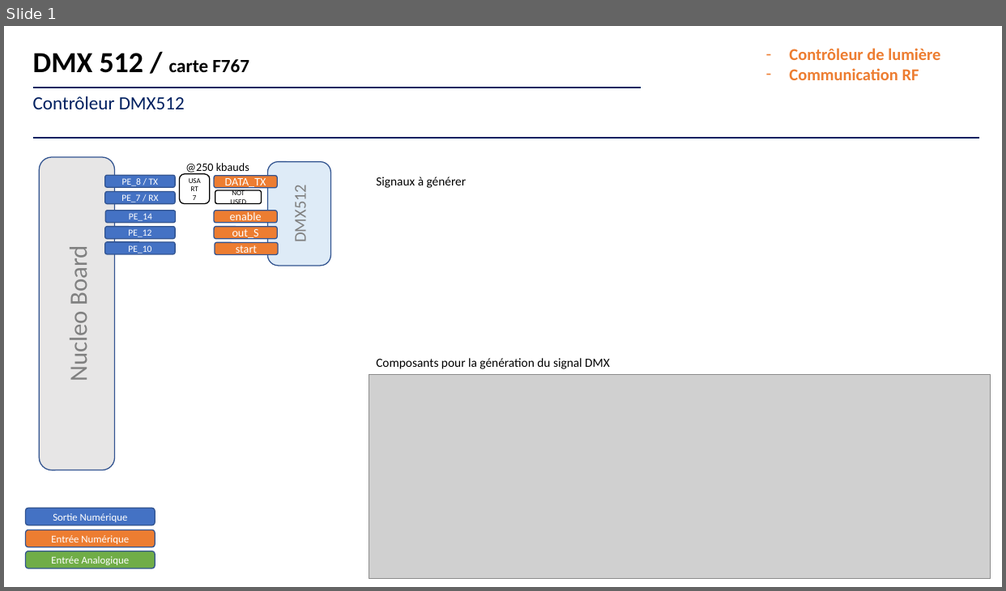
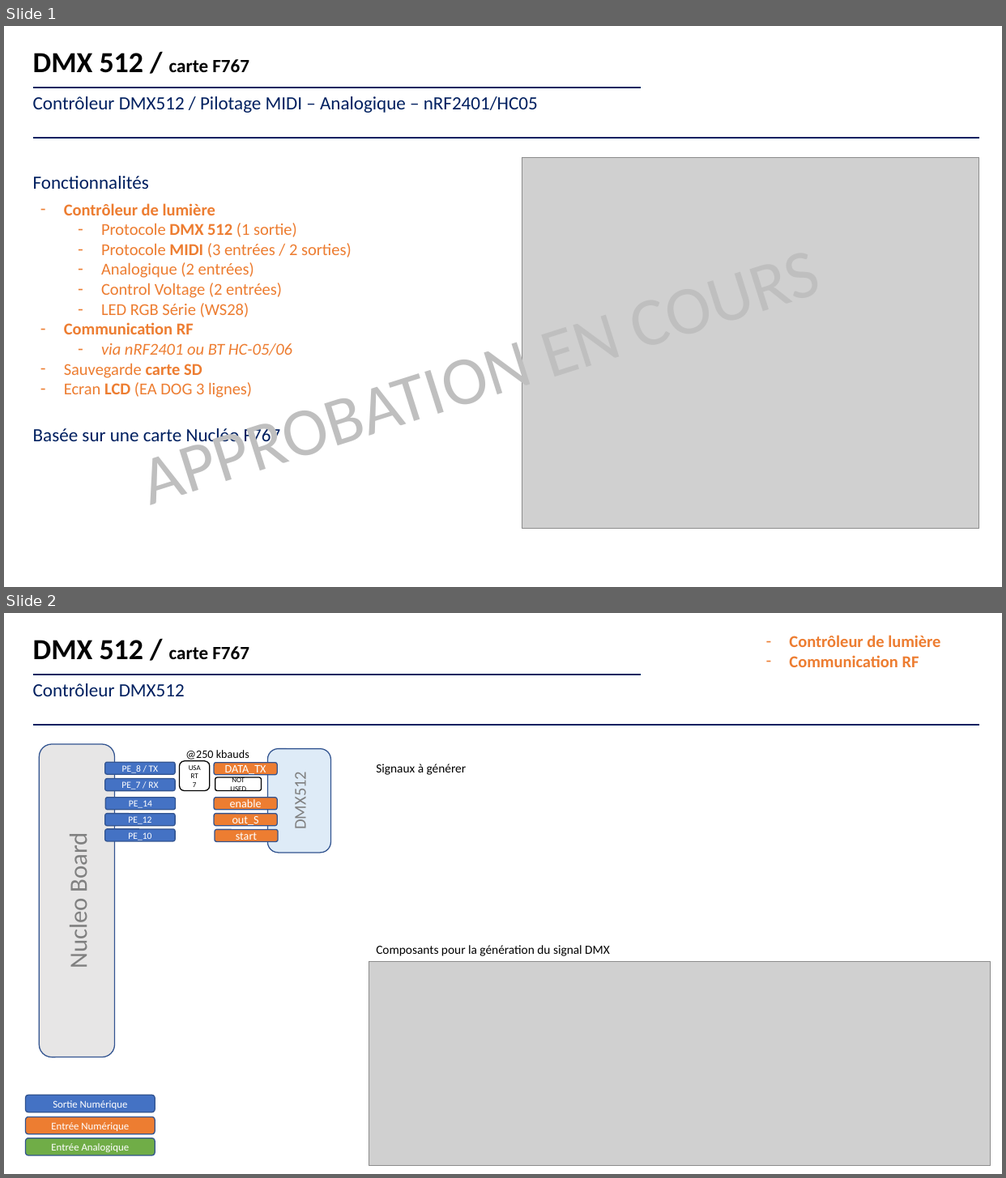
Before and after one commit to jvillemejane/LEnsE_IOGS_Maquettes, a slide deck: Maquettes/Elec_Num_Emb/MIDI_DMX_F767/brochage.pptx. Shown one above the other, each under a label of ours: slide 1 before the commit, slides 1 and 2 after it. The pictures are 1006x591 and 1006x1178 pixels, drawn with LibreOffice and Linux fonts; fonts in the diff are those of the drawing; grey boxes stand for pictures. Boxes give left, top, right and bottom in pixels: in the first picture for what was removed or moved away, otherwise in the second. Text is boxed around its words. In the diff, an @@ line names an element or a change of style, - is before the commit and + after.

```diff
--- a/Maquettes/Elec_Num_Emb/MIDI_DMX_F767/brochage.pptx
+++ b/Maquettes/Elec_Num_Emb/MIDI_DMX_F767/brochage.pptx
@@ slide 1 added at (4, 26, 1002, 587), background #FFFFFF @@
@@ text added at (33, 53, 249, 73), 18 pt, text #000000, bold @@
+DMX 512 / carte F767
@@ text added at (33, 96, 538, 113), 18 pt, text #002060 @@
+Contrôleur DMX512 / Pilotage MIDI – Analogique – nRF2401/HC05
@@ line added from (33, 88) to (641, 88), #002060 1.5 pt @@
@@ line added from (33, 138) to (979, 138), #002060 1.5 pt @@
@@ picture added at (522, 157, 979, 528) @@
@@ text added at (33, 176, 149, 189), 18 pt, text #002060 @@
+Fonctionnalités
@@ text added at (64, 203, 351, 398), 16 pt, text #ED7D31 @@
+– Contrôleur de lumière
+  – Protocole DMX 512 (1 sortie)
+  – Protocole MIDI (3 entrées / 2 sorties)
+  – Analogique (2 entrées)
+  – Control Voltage (2 entrées)
+  – LED RGB Série (WS28)
+– Communication RF
+  – via nRF2401 ou BT HC-05/06
+– Sauvegarde carte SD
+– Ecran LCD (EA DOG 3 lignes)
@@ text added at (121, 211, 864, 525), 66 pt, text #BFBFBF @@
+APPROBATION EN COURS
@@ text added at (33, 426, 281, 447), 18 pt, text #002060 @@
+Basée sur une carte Nucléo F767
@@ what was slide 1 is now slide 2 @@
```
Also in this commit, not shown: 33 other files.
